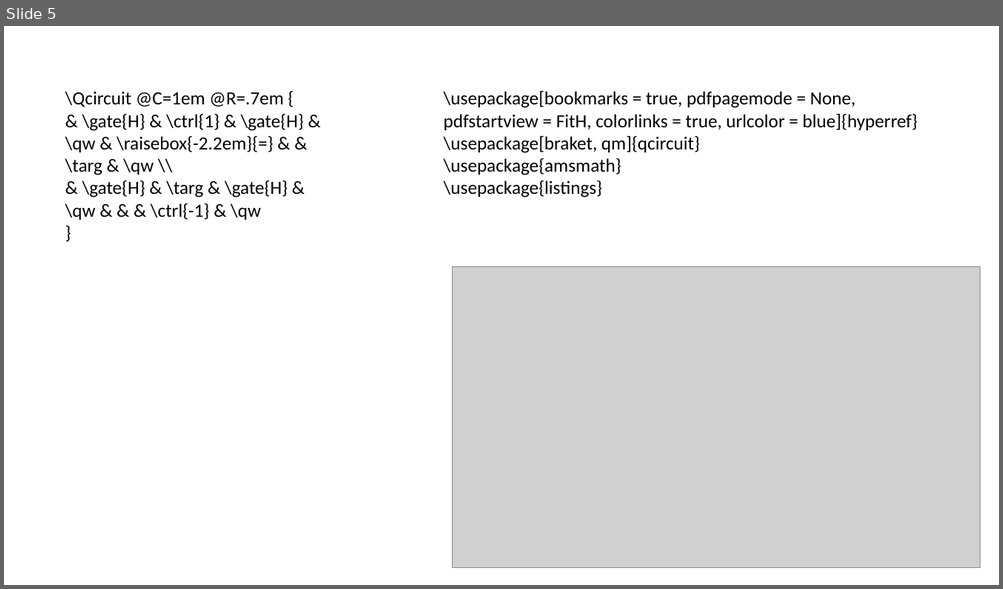
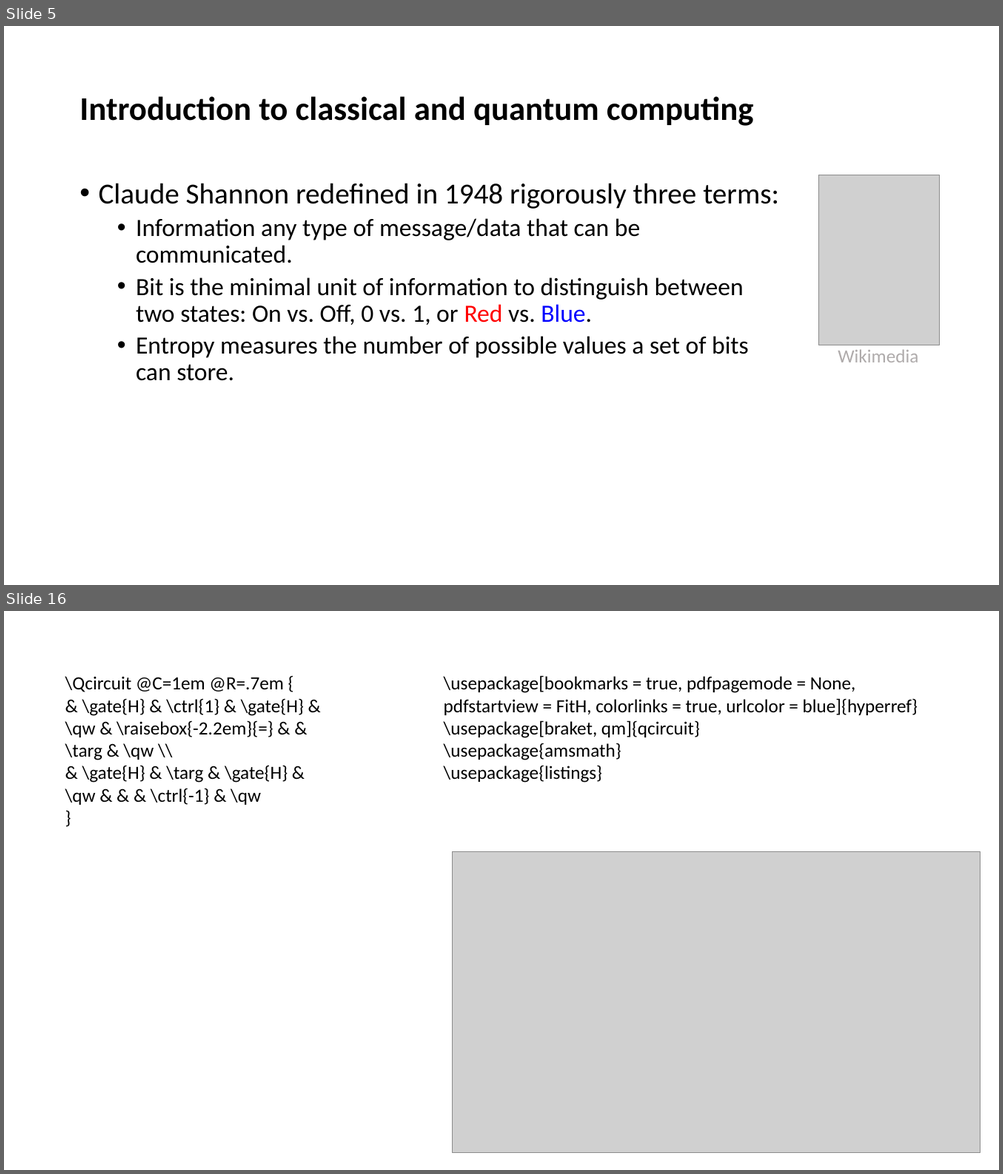
Before and after one commit to zozo123/QC-IL, a slide deck: slides/lecture temple.pptx. Shown one above the other, each under a label of ours: slide 5 before the commit, slides 5 and 16 after it; the slides between them are not shown. The pictures are 1003x589 and 1003x1174 pixels, drawn with LibreOffice and Linux fonts; fonts in the diff are those of the drawing; grey boxes stand for pictures; background and template pictures are left out. Boxes give left, top, right and bottom in pixels: in the first picture for what was removed or moved away, otherwise in the second. Text is boxed around its words. In the diff, an @@ line names an element or a change of style, - is before the commit and + after.

```diff
--- a/slides/lecture temple.pptx
+++ b/slides/lecture temple.pptx
@@ slide 5 added at box(4, 26, 999, 585), background #FFFFFF @@
@@ title added at box(79, 96, 754, 126), 32 pt, text #000000, bold @@
+Introduction to classical and quantum computing
@@ picture added at box(819, 175, 939, 346) @@
@@ text added at box(99, 183, 779, 381), 24 pt, text #000000 @@
+• Claude Shannon redefined in 1948 rigorously three terms:
+  • Information any type of message/data that can be communicated.
+  • Bit is the minimal unit of information to distinguish between
+    two states: On vs. Off, 0 vs. 1, or Red vs. Blue.
+  • Entropy measures the number of possible values a set of bits
+    can store.
@@ text added at box(837, 349, 918, 363), 18 pt, text #AFABAB @@
+Wikimedia
@@ what was slide 5 is now slide 16 @@
```
Also in this commit, not shown: 2 slides changed, 12 other slides added, 2 slides removed.
